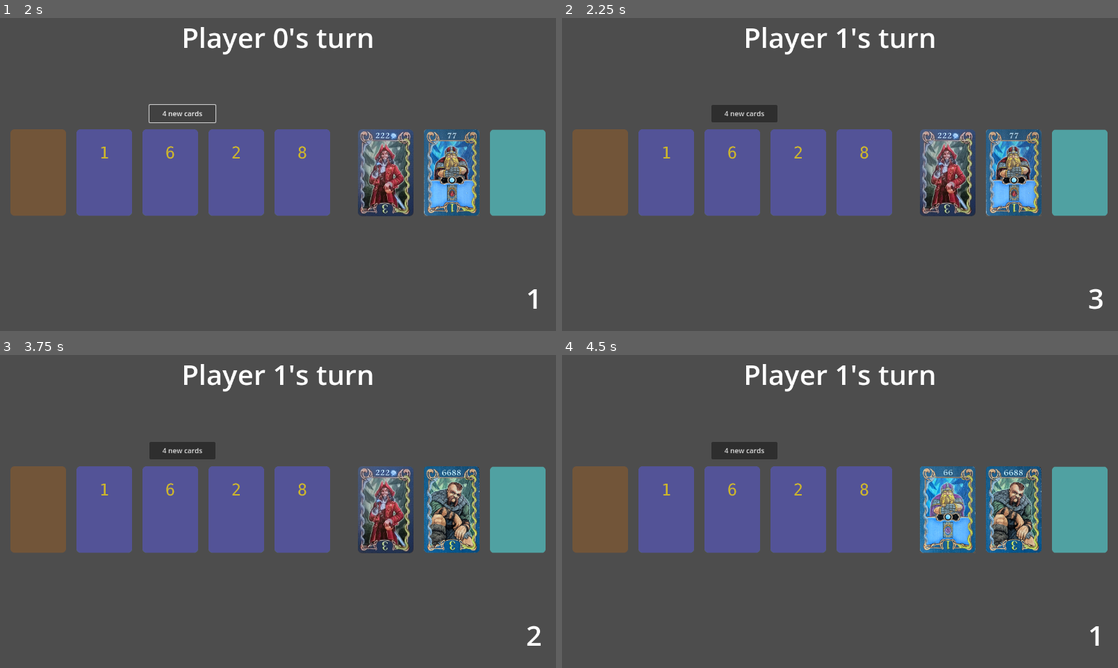
Above: before the commit, frames 1-4 (two rows, left to right).
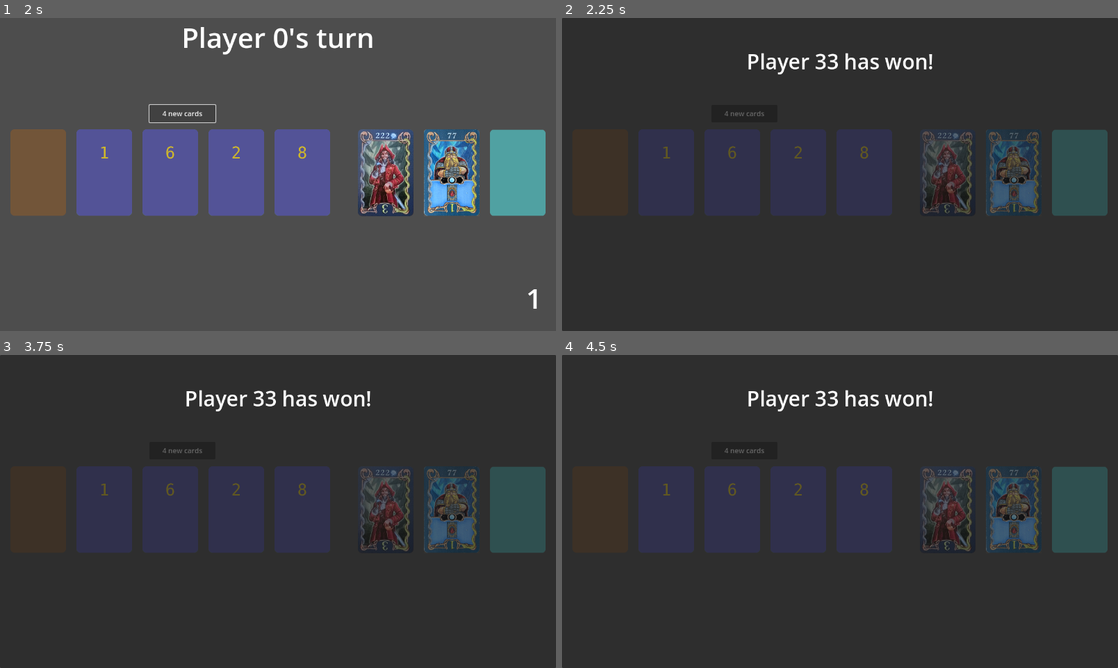
Above: after the commit, the same moments.

Repository: vbackeberg/game1
Game: Godot game, scene res://main.tscn
Same seed, same stepped clock (60 frames per second), same inputs: the game is played once before the commit and once after it.
Inputs (mouse positions are in pixels of both pictures, inside the frame that each line leads up to):
- Up to frame 1 (2 s): click "4 new cards" at 0.5 s; click "4 new cards" at 1.25 s
- Up to frame 2 (2.25 s): click (600, 171) at 2 s
- Up to frame 3 (3.75 s): click (517, 508) at 2.75 s; click (450, 508) at 3.5 s
- Up to frame 4 (4.5 s): click (945, 508) at 4.27 s

Frame 1 is identical in both runs. In frame 2, 99% of the frame differs, in the area x 0-100%, y 0-100%; in frame 3, 99%; in frame 4, 99%.
Error before the commit: Invalid call to function 'add_character' in base 'Node2D (player_area.gd)'. Expected 4 arguments. (res://middle_area.gd:76)

Commit message:
Determine winner and show its name.
- On next player check for winning conditions: After first player reaches 12 points continue until start players turn. Then begin last turn. At the end of last turn, find and show winner.
- Give player rand number as name for now to simply identify who has won.

Diff:
--- a/main.gd
+++ b/main.gd
@@ -7,17 +7,27 @@
 var currentPlayerIdx: int
 var currentPlayer: Node2D
 var players: Array[Node2D]
+var startingPlayer: Node2D
+var twelvePointsReached: bool
+var lastTurn: bool
 
 # Called when the node enters the scene tree for the first time.
 func _ready() -> void:
 	middleArea = $MiddleArea
 
 	players = [$PlayerArea, $PlayerArea2]
+	startingPlayer = players[0]
+
 	currentPlayerIdx = 0
 	currentPlayer = players[currentPlayerIdx]
 	currentPlayer.actionsLeft = 3
+
 	$ActionsLeftLabel.text = str(currentPlayer.actionsLeft)
 	$CurrentPlayerLabel.text = "Player " + str(currentPlayerIdx) + "'s turn"
+	$WinOverlay.visible = false
+
+	twelvePointsReached = false
+	lastTurn = false
 
 func _input(event):
 	if event.is_action_pressed("ui_accept"): # Space bar
@@ -55,6 +65,17 @@
 	_next_player()
 
 func _next_player():
+	if currentPlayer.victoryPoints >= 12:
+		print("Player " + str(currentPlayerIdx) + " has " + str(currentPlayer.victoryPoints) + " points. Last round!")
+		twelvePointsReached = true
+
+	if twelvePointsReached && currentPlayer == startingPlayer:
+		lastTurn = true
+
+	if lastTurn && currentPlayer == startingPlayer:
+		_findWinner()
+		return
+
 	currentPlayer.visible = false
 	middleArea.visible = true
 
@@ -65,3 +86,20 @@
 
 func on_resource_spent(value):
 		$MiddleArea.graveyardResources.append(value)
+
+
+## Finds player with highest points and displays them as Winner
+func _findWinner():
+	var sortedPlayers = players.duplicate()
+	sortedPlayers.sort_custom(func(a, b): return a.victoryPoints > b.victoryPoints)
+
+	print("Final Rankings:")
+	for i in range(sortedPlayers.size()):
+		var player = sortedPlayers[i]
+		print("Player " + str(i) + ": " + str(player.victoryPoints) + " victory points")
+
+	$ActionsLeftLabel.visible = false
+	$CurrentPlayerLabel.visible = false
+
+	$WinOverlay.visible = true
+	$WinOverlay/WinnerLabel.text = "Player " + str(sortedPlayers[0].playerName) + " has won!"
--- a/main.tscn
+++ b/main.tscn
@@ -40,6 +40,26 @@
 text = "Player 1's turn"
 horizontal_alignment = 1
 
+[node name="WinOverlay" type="Panel" parent="."]
+anchors_preset = 15
+anchor_right = 1.0
+anchor_bottom = 1.0
+grow_horizontal = 2
+grow_vertical = 2
+
+[node name="WinnerLabel" type="Label" parent="WinOverlay"]
+layout_mode = 1
+anchors_preset = 5
+anchor_left = 0.5
+anchor_right = 0.5
+offset_left = -24.0
+offset_right = 25.0
+offset_bottom = 200.0
+grow_horizontal = 2
+theme_override_font_sizes/font_size = 48
+horizontal_alignment = 1
+vertical_alignment = 1
+
 [connection signal="action_used" from="MiddleArea" to="." method="_on_action_used"]
 [connection signal="action_used" from="PlayerArea" to="." method="_on_action_used"]
 [connection signal="visibility_changed" from="PlayerArea" to="PlayerArea" method="_on_visibility_changed"]
--- a/player_area.gd
+++ b/player_area.gd
@@ -1,6 +1,7 @@
 extends Node2D
 
 const CARD_WIDTH = 128.0
+var playerName: String
 var resourcesOnHand: Array[Node]
 var resourceCapacity: int
 var charactersOnPayField: Array[Node]
@@ -10,12 +11,16 @@
 var discardMode: bool
 var numToDiscard: int
 
+var victoryPoints: int
+var diamonds: int
+
 signal action_used()
 signal discard_started()
 signal discard_finished()
 
 # Called when the node enters the scene tree for the first time.
 func _ready() -> void:
+	playerName = str(randi() % 100 + 1)
 	resourcesOnHand = []
 	resourceCapacity = 5
 	charactersOnPayField = []
@@ -23,6 +28,8 @@
 	charactersPlayed = []
 	visible = false
 	actionsLeft = 3
+	victoryPoints = 12
+	diamonds = 0
 
 	discardMode = false
 	numToDiscard = 0
@@ -161,9 +168,8 @@
 
 	action_used.emit()
 
-	var totalPoints = charactersPlayed.reduce(func(acc, card): return acc + card.points, 0)
-	if totalPoints > 11:
-		print("Player has " + totalPoints + " points. Last round!")
+	victoryPoints += character.points
+	diamonds += character.diamonds
 
 func _reorder_resource_cards():
 	for i in range(resourcesOnHand.size()):
